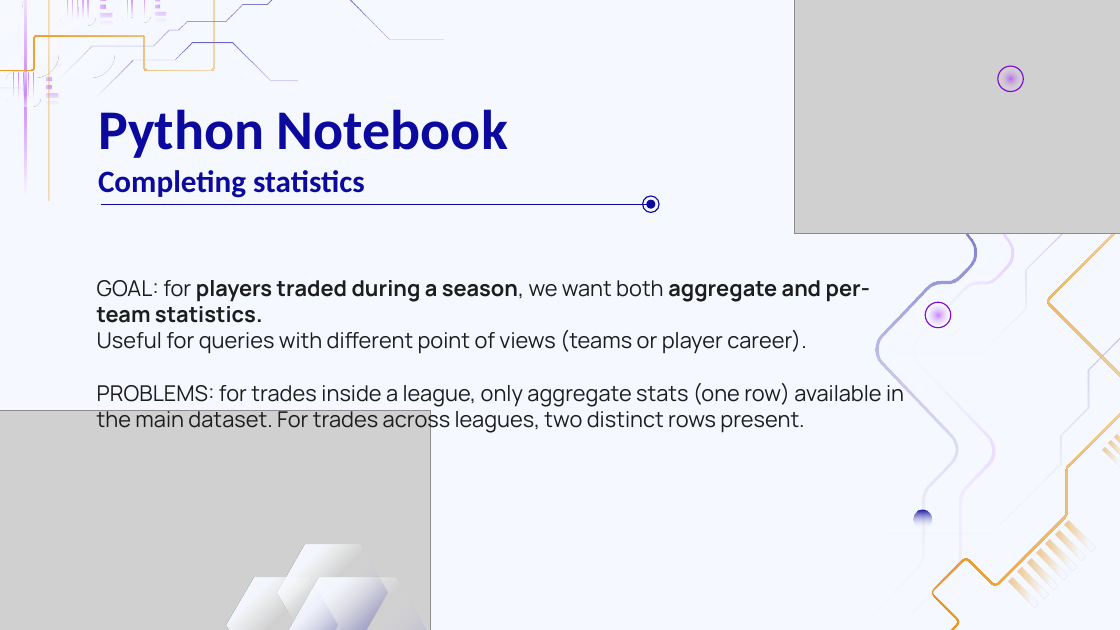
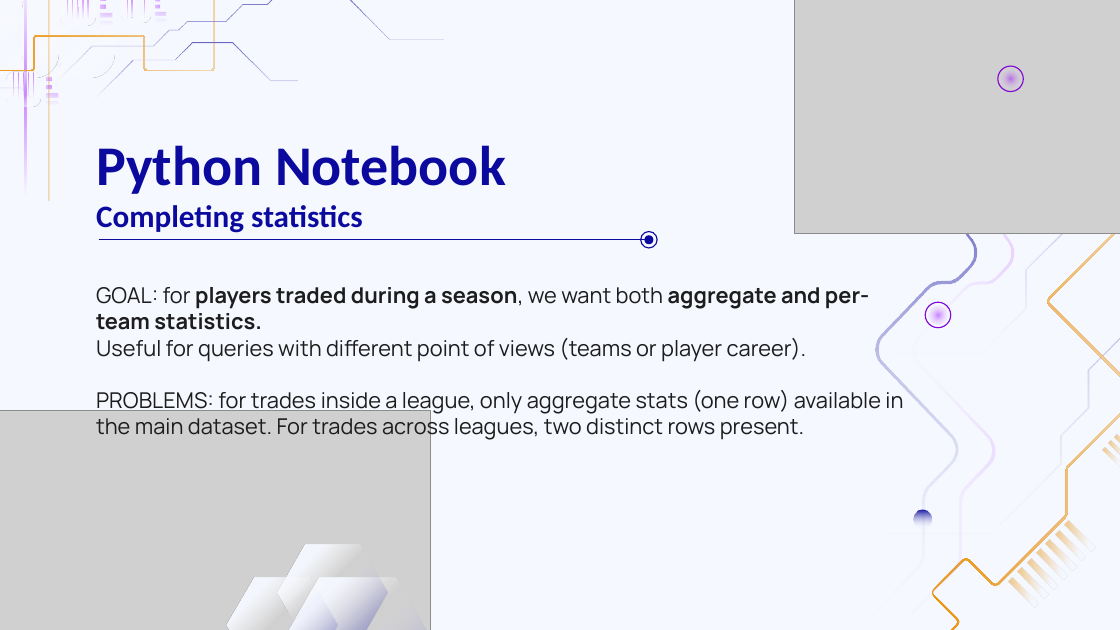
Before and after one commit to MarcoGasparini00/DataCrafters, a slide deck: slide 13 of presentation/DB2.pptx. Drawn at 1120x630 pixels with LibreOffice and Linux fonts; fonts in the diff are those of the drawing; grey boxes stand for pictures. Boxes give left, top, right and bottom in pixels: in the first picture for what was removed or moved away, otherwise in the second. Text is boxed around its words. In the diff, an @@ line names an element or a change of style, - is before the commit and + after.

```diff
--- a/presentation/DB2.pptx
+++ b/presentation/DB2.pptx
@@ 2 ellipses, 1 title, 1 line moved together from (x1=98, y1=109, x2=660, y2=213) to (x1=96, y1=145, x2=657, y2=249) @@
@@ subtitle "GOAL: for players traded during ..." moved from (x1=97, y1=280, x2=904, y2=433) to (x1=96, y1=287, x2=903, y2=440) @@
```
Also in this commit, not shown: 9 other slides changed, 7 slides added, 1 slide removed.
